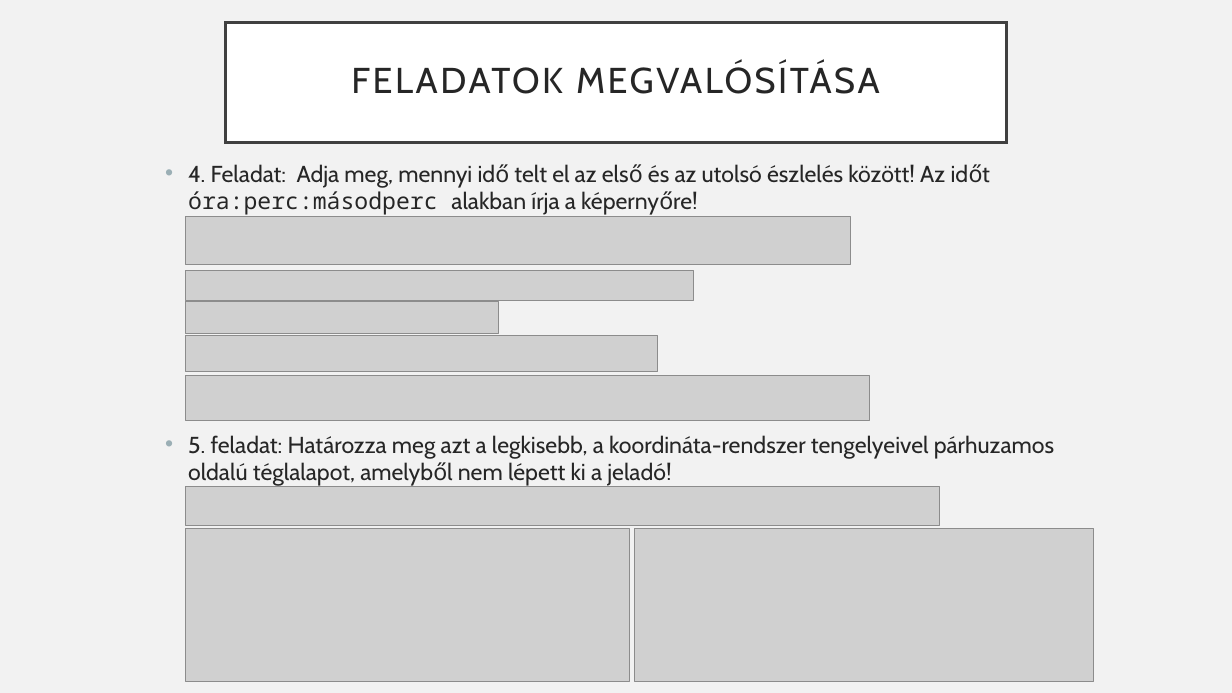
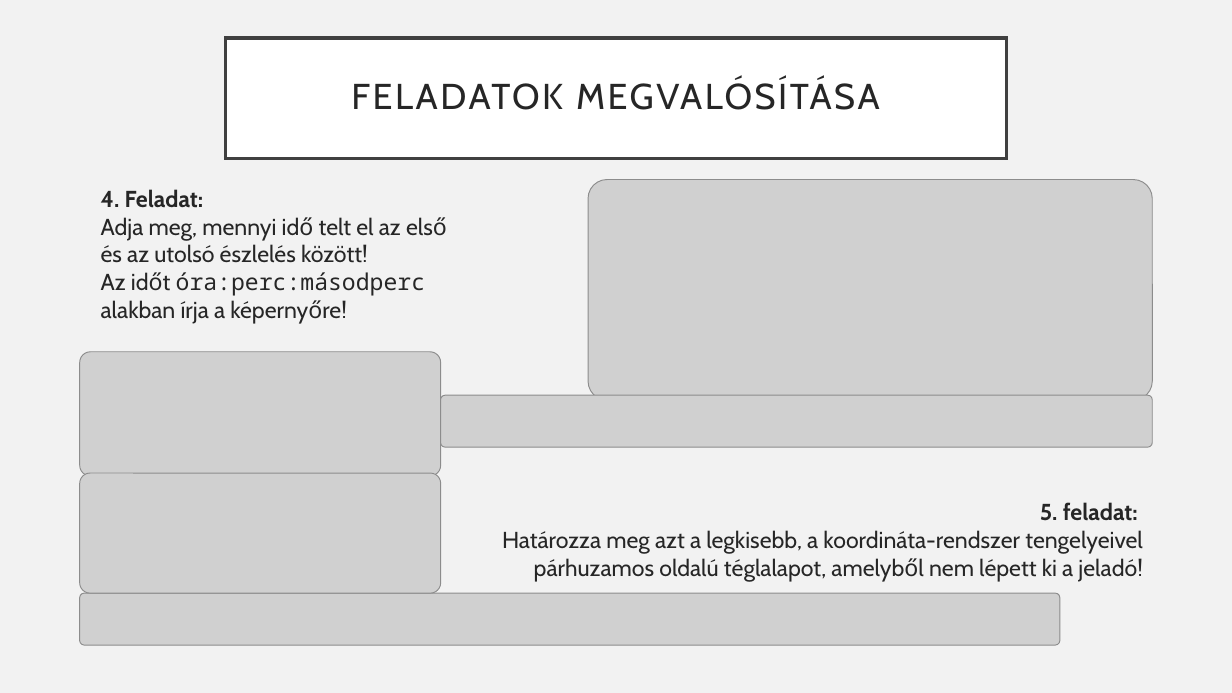
Before and after one commit to fatura-brigitta/Proj1-Jelado-10A_F, a slide deck: slide 6 of Proj1-Jelado-10A_f.pptx (slide 5 before the commit). Drawn at 1232x693 pixels with LibreOffice and Linux fonts; fonts in the diff are those of the drawing; grey boxes stand for pictures. Boxes give left, top, right and bottom in pixels: in the first picture for what was removed or moved away, otherwise in the second. Text is boxed around its words. In the diff, an @@ line names an element or a change of style, - is before the commit and + after.

```diff
--- a/Proj1-Jelado-10A_f.pptx
+++ b/Proj1-Jelado-10A_f.pptx
@@ rectangle "FELADATOK MEGVALÓSÍTÁSA": place and size @@
-rectangle "FELADATOK MEGVALÓSÍTÁSA" at bbox=[226, 22, 1006, 142]
+rectangle "FELADATOK MEGVALÓSÍTÁSA" at bbox=[226, 38, 1006, 158]
@@ rectangle "FELADATOK MEGVALÓSÍTÁSA" at bbox=[226, 38, 1006, 158]: title to rectangle @@
@@ text "4. Feladat: Adja meg, mennyi ...": place and size @@
-text "4. Feladat: Adja meg, mennyi ..." at bbox=[188, 164, 1054, 487]
+text "4. Feladat: Adja meg, mennyi ..." at bbox=[101, 189, 1143, 582]
@@ text "4. Feladat: Adja meg, mennyi ..." at bbox=[101, 189, 1143, 582]: bold on in "4. Feladat:", "5. feladat:"; bullet • to none; alignment left to right @@
@@ picture added at bbox=[588, 179, 1153, 400] @@
@@ picture removed at bbox=[186, 271, 694, 301] @@
@@ picture removed at bbox=[186, 301, 499, 333] @@
@@ picture: place and size @@
-picture at bbox=[186, 529, 629, 681]
+picture at bbox=[79, 352, 441, 476]
@@ picture removed at bbox=[186, 335, 658, 372] @@
@@ picture removed at bbox=[186, 376, 870, 421] @@
@@ picture: place and size @@
-picture at bbox=[186, 216, 850, 264]
+picture at bbox=[441, 396, 1153, 447]
@@ picture: place and size @@
-picture at bbox=[635, 529, 1094, 681]
+picture at bbox=[79, 473, 441, 593]
@@ picture: place and size @@
-picture at bbox=[186, 486, 940, 526]
+picture at bbox=[79, 593, 1060, 645]
```
Also in this commit, not shown: 4 other slides changed, 5 slides added, 1 slide removed.
